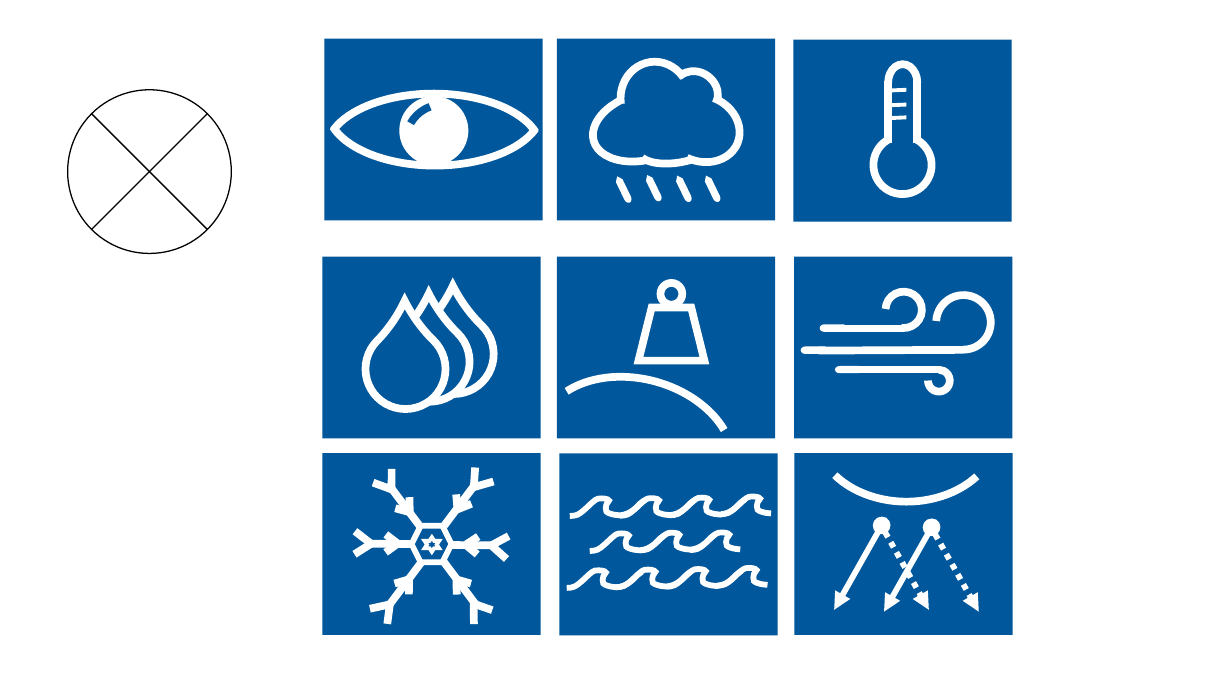
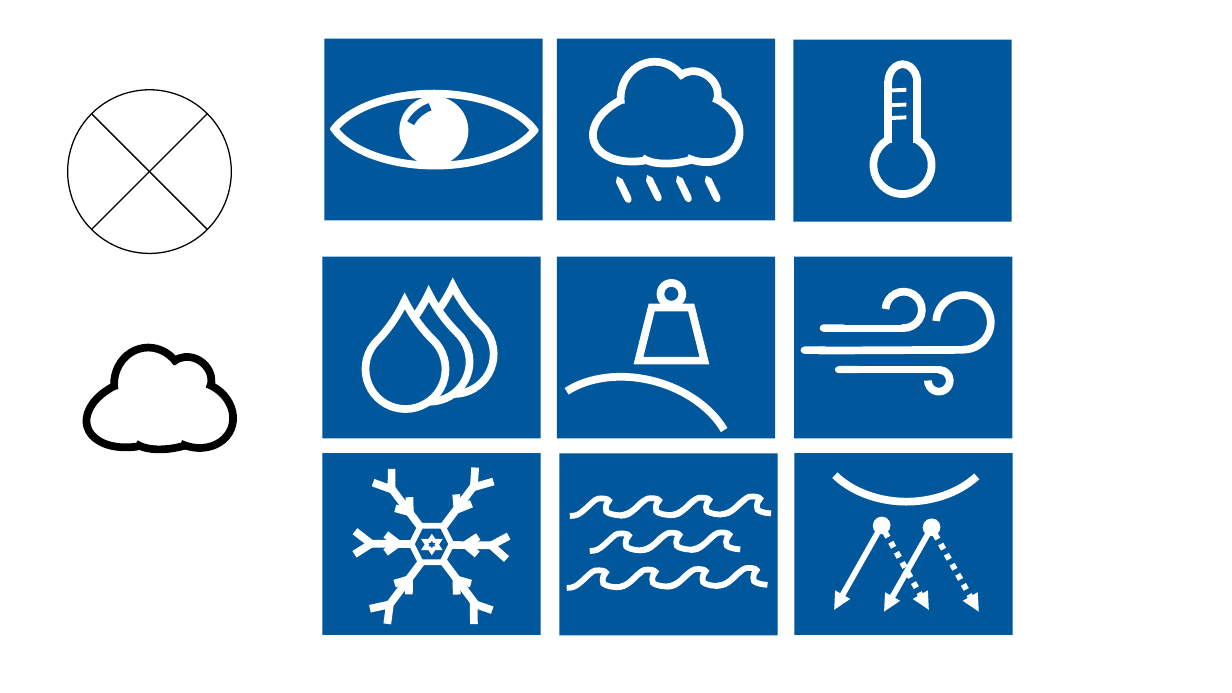
Before and after one commit to paserv/GAE, a slide deck: slide 2 of MadMeteo/res/icons.pptx (slide 3 before the commit). Drawn at 1232x693 pixels with LibreOffice and Linux fonts; fonts in the diff are those of the drawing. Boxes give left, top, right and bottom in pixels: in the first picture for what was removed or moved away, otherwise in the second. Text is boxed around its words. In the diff, an @@ line names an element or a change of style, - is before the commit and + after.

```diff
--- a/MadMeteo/res/icons.pptx
+++ b/MadMeteo/res/icons.pptx
@@ group added at (x1=78, y1=343, x2=243, y2=459): 5 arc (boxed as its full ellipse)s @@
```
Also in this commit, not shown: 2 slides added, 1 slide removed, 4 other files.
